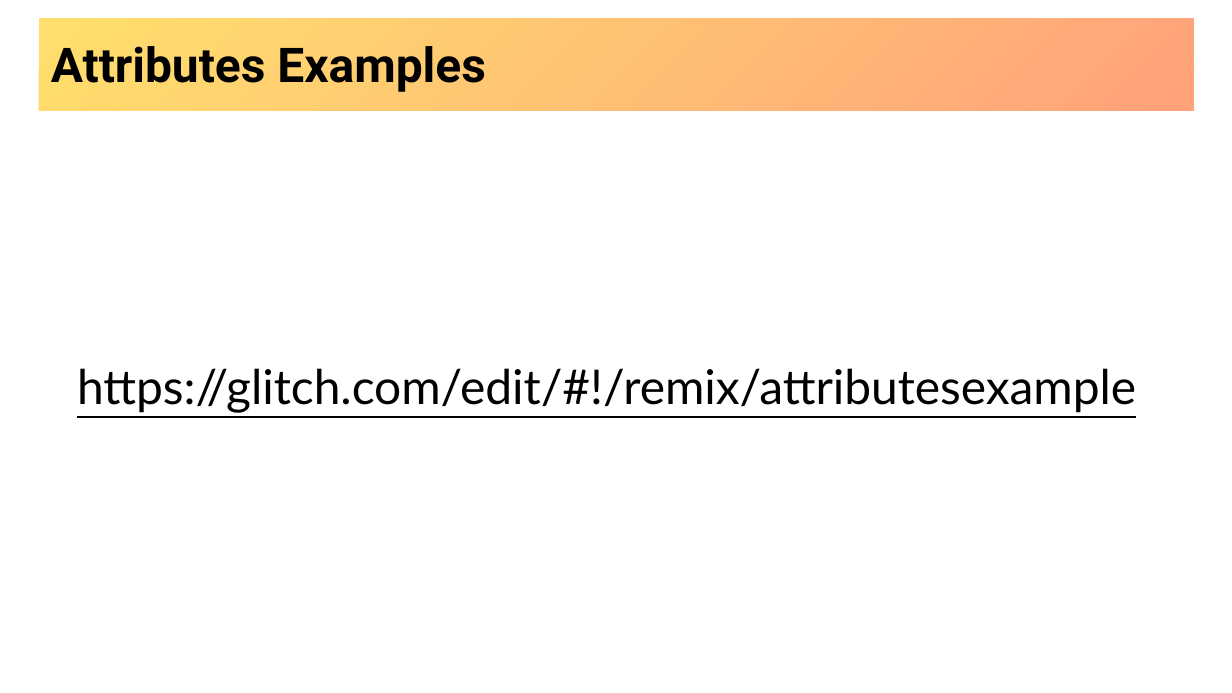
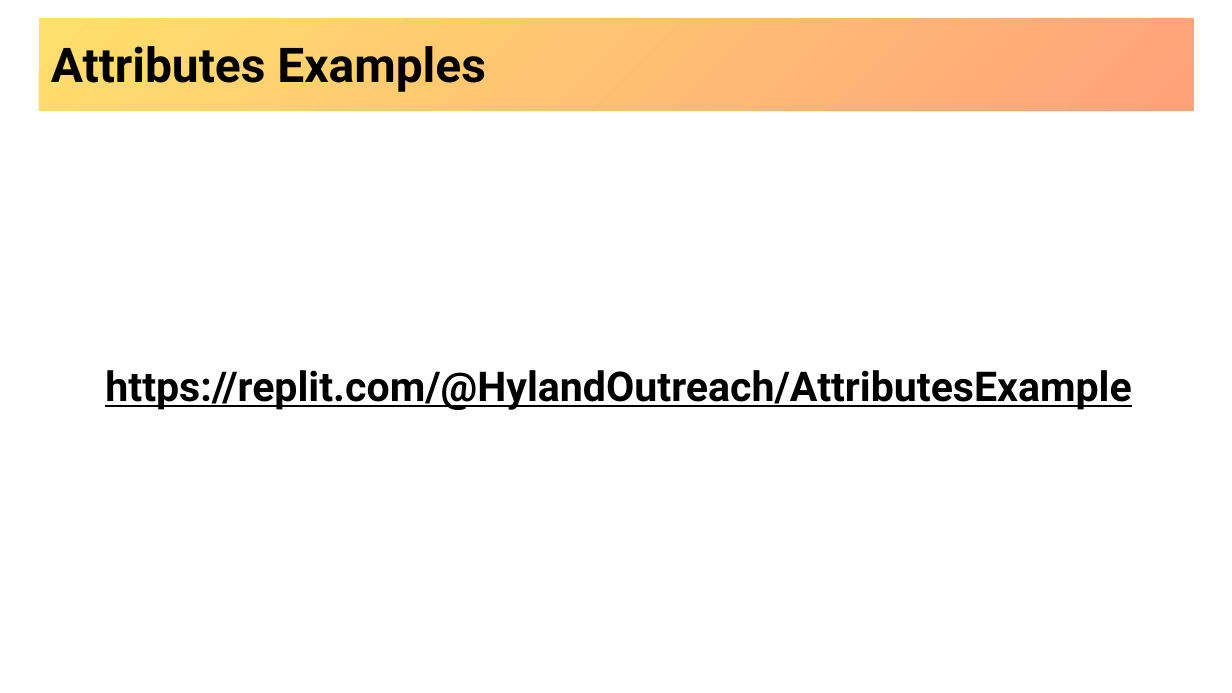
Before and after one commit to hytechclub/web-101, a slide deck: slide 7 of Week03/MoreHtmlElements.pptx. Drawn at 1232x693 pixels with LibreOffice and Linux fonts; fonts in the diff are those of the drawing; background and template pictures are left out. Boxes give left, top, right and bottom in pixels: in the first picture for what was removed or moved away, otherwise in the second. Text is boxed around its words. In the diff, an @@ line names an element or a change of style, - is before the commit and + after.

Commit message:
Revert "reapply some glitch changes"
This reverts commit a577be4958e749d99782d1e59f86bcd1357cf29e.

```diff
--- a/Week03/MoreHtmlElements.pptx
+++ b/Week03/MoreHtmlElements.pptx
@@ text at (105, 370, 1131, 410): text changed; size 28 to 24 pt; font Lato to Roboto; bold on @@
-https://glitch.com/edit/#!/remix/attributesexample
+https://replit.com/@HylandOutreach/AttributesExample
```
Also in this commit, not shown: 2 other slides changed, 11 other files.
